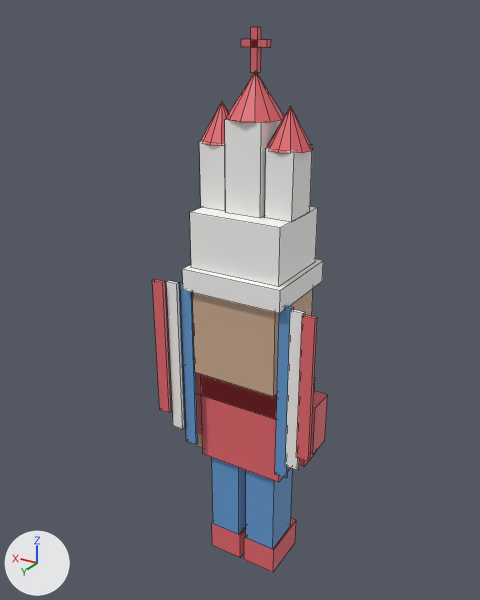
What one commit did to the Blender file assets/mestre_blockout.blend.
Rendered twice from a 50 mm lens placed at (-1.65, 2.9, 3.17), pointed at (0.1, -0.01, 1.71). The lights are fixed; the arrows at lower left show +X, +Y and +Z. The first picture is the older version. Mesh edges are drawn as thin lines.

Names of what the first picture shows: 'MestreBlockout'.
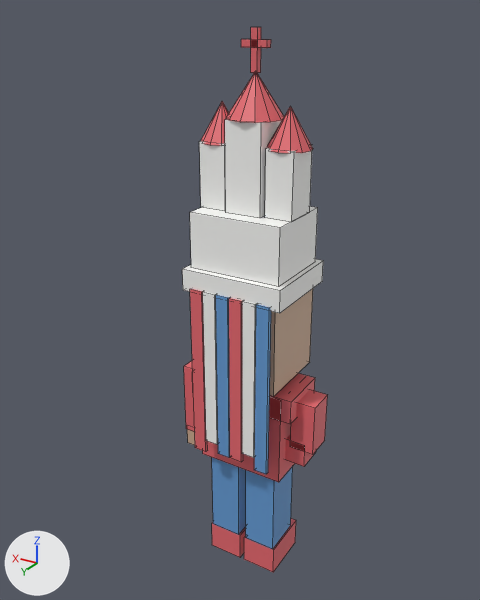
Diff of the bpy script that builds the scene:
```diff
--- a/assets/mestre_blockout.blend.py
+++ b/assets/mestre_blockout.blend.py
@@ me_cube_004 @@
 # used by ob_mestreblockout; location = (0.0, 0.0, 0.0)
-me_cube_004.from_pydata(...)  # 247 vertices, 195 faces; spans x -0.48..0.48, y -0.25..0.26, z 0.0..3.11
+me_cube_004.from_pydata(...)  # 247 vertices, 195 faces; spans x -0.43..0.43, y -0.25..0.26, z 0.0..3.11
+# me_cube_004 part 1: the loose piece of 8 vertices spanning x -0.34..-0.27, y 0.19..0.21, z 0.82..1.84 is moved by (0.1, 0.05, 0.01)
+# me_cube_004 part 2: the loose piece of 8 vertices spanning x -0.41..-0.34, y 0.21..0.23, z 0.92..1.84 is moved by (0.26, 0.02, 0.0)
+# me_cube_004 part 3: the loose piece of 8 vertices spanning x -0.48..-0.41, y 0.24..0.26, z 1.02..1.84 is scaled about its middle by (1.07, 1, 1.2), then moved by (0.41, 0.0, -0.08)
+# me_cube_004 part 4: the loose piece of 8 vertices spanning x 0.27..0.34, y 0.19..0.21, z 0.82..1.84 is scaled about its middle by (1.07, 1, 0.961), then moved by (-0.26, 0.05, 0.02)
+# me_cube_004 part 5: the loose piece of 8 vertices spanning x 0.34..0.41, y 0.21..0.23, z 0.92..1.84 is moved by (-0.26, 0.02, 0.0)
+# me_cube_004 part 6: the loose piece of 8 vertices spanning x 0.41..0.48, y 0.24..0.26, z 1.02..1.84 is scaled about its middle by (1.07, 1, 1.22), then moved by (-0.25, 0.0, -0.09)
 me_cube_004.materials.append(mat_vermelho)
```

Where the change shows, as pixel boxes (x1, y1, x2, y2) in the pictures (480 x 600 px; the box of a moved part takes in the faces that stretch with it):
'MestreBlockout', reshaped (17% narrower): before (152, 27, 328, 572); after (182, 27, 328, 572)
part 1 of me_cube_004, moved or reshaped: before (275, 306, 294, 478); after (254, 304, 271, 474)
part 2 of me_cube_004, moved or reshaped: before (285, 309, 305, 470); after (242, 301, 256, 458)
part 3 of me_cube_004, moved or reshaped: before (296, 315, 317, 462); after (229, 298, 243, 462)
part 4 of me_cube_004, moved or reshaped: before (180, 282, 198, 445); after (216, 295, 230, 457)
part 5 of me_cube_004, moved or reshaped: before (166, 280, 185, 429); after (203, 292, 218, 444)
part 6 of me_cube_004, moved or reshaped: before (152, 279, 171, 413); after (190, 289, 208, 452)
